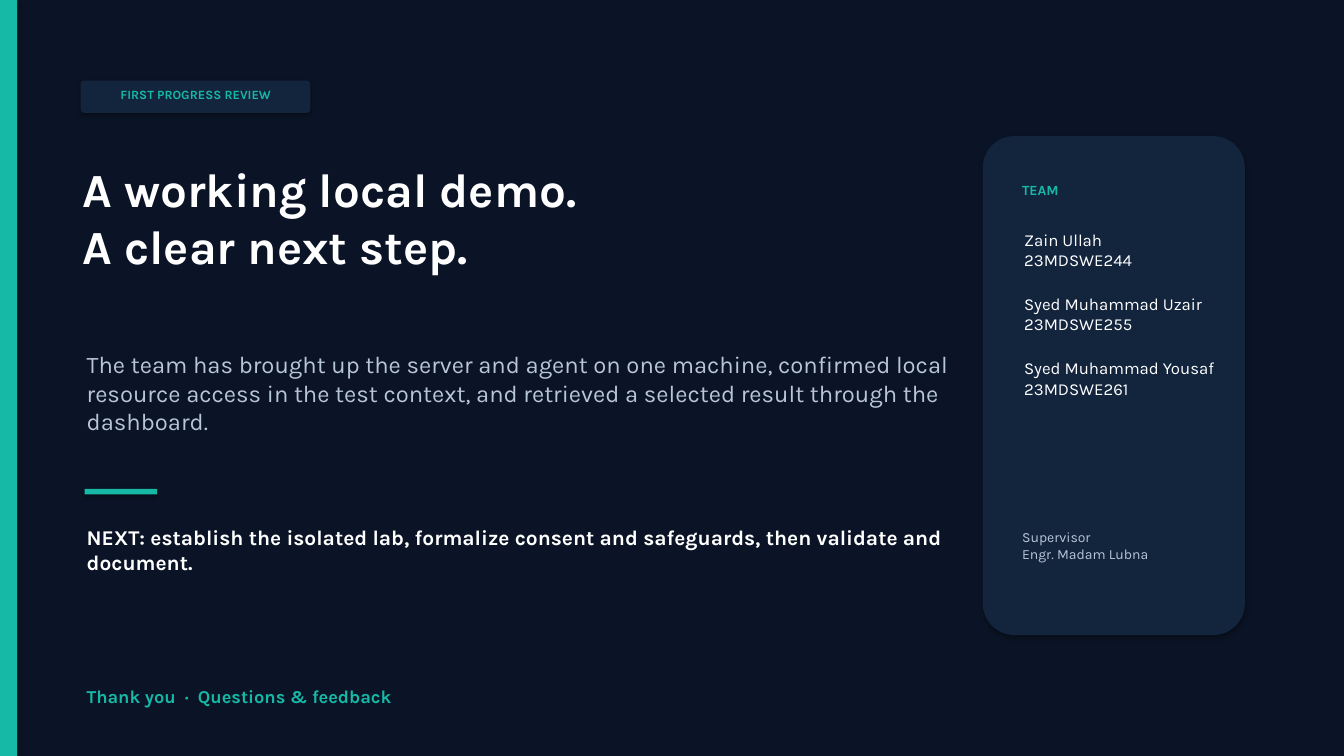
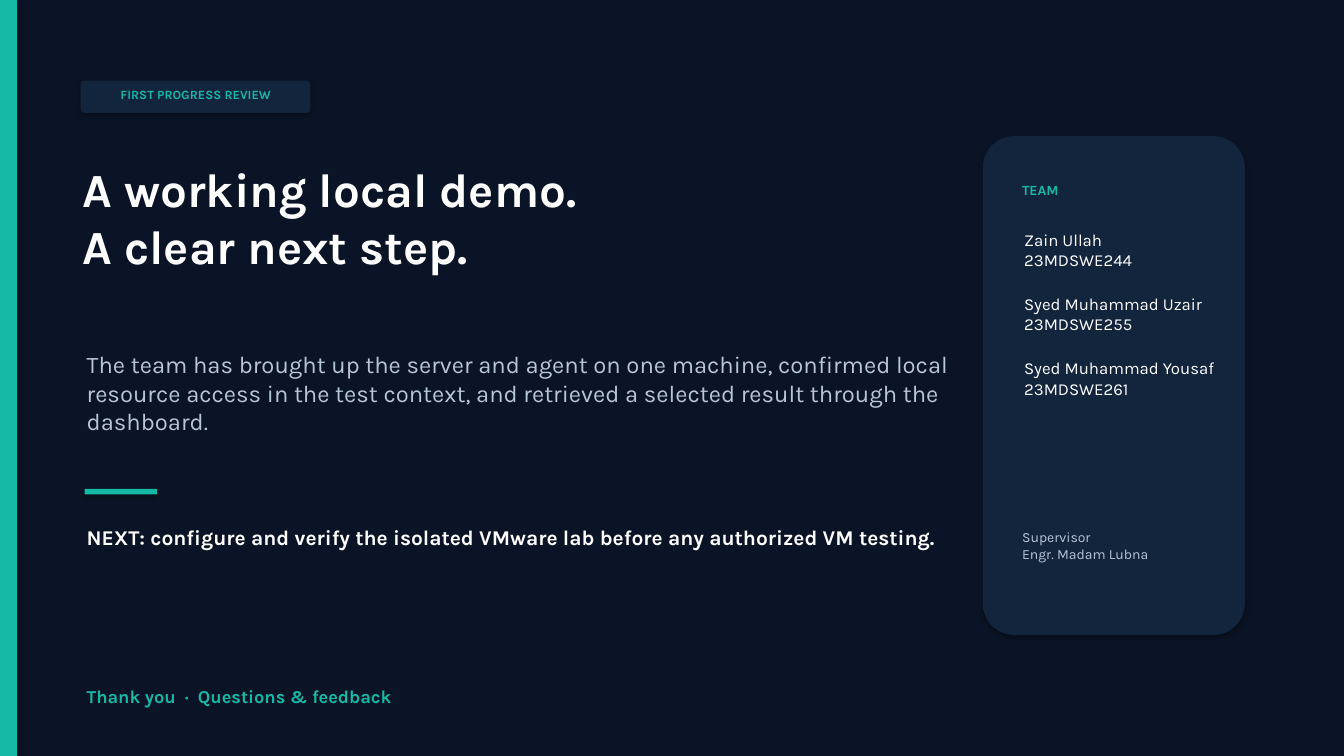
Before and after one commit to Zainullahwardag/Chatbot, a slide deck: slide 10 of deliverables/FYP_First_Progress_Report.pptx. Drawn at 1344x756 pixels with LibreOffice and Linux fonts; fonts in the diff are those of the drawing. Boxes give left, top, right and bottom in pixels: in the first picture for what was removed or moved away, otherwise in the second. Text is boxed around its words. In the diff, an @@ line names an element or a change of style, - is before the commit and + after.

Commit message:
Update progress report for supervised VMware lab scope

```diff
--- a/deliverables/FYP_First_Progress_Report.pptx
+++ b/deliverables/FYP_First_Progress_Report.pptx
@@ text at (x1=87, y1=530, x2=934, y2=551): text changed @@
-NEXT: establish the isolated lab, formalize consent and safeguards, then validate and document.
+NEXT: configure and verify the isolated VMware lab before any authorized VM testing.
```
Also in this commit, not shown: 6 other slides changed.
